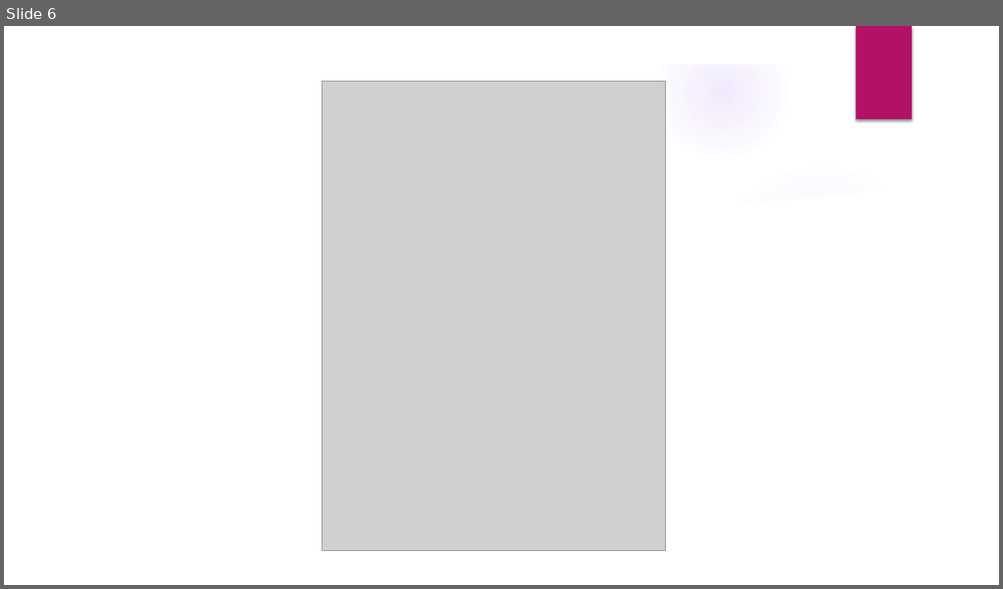
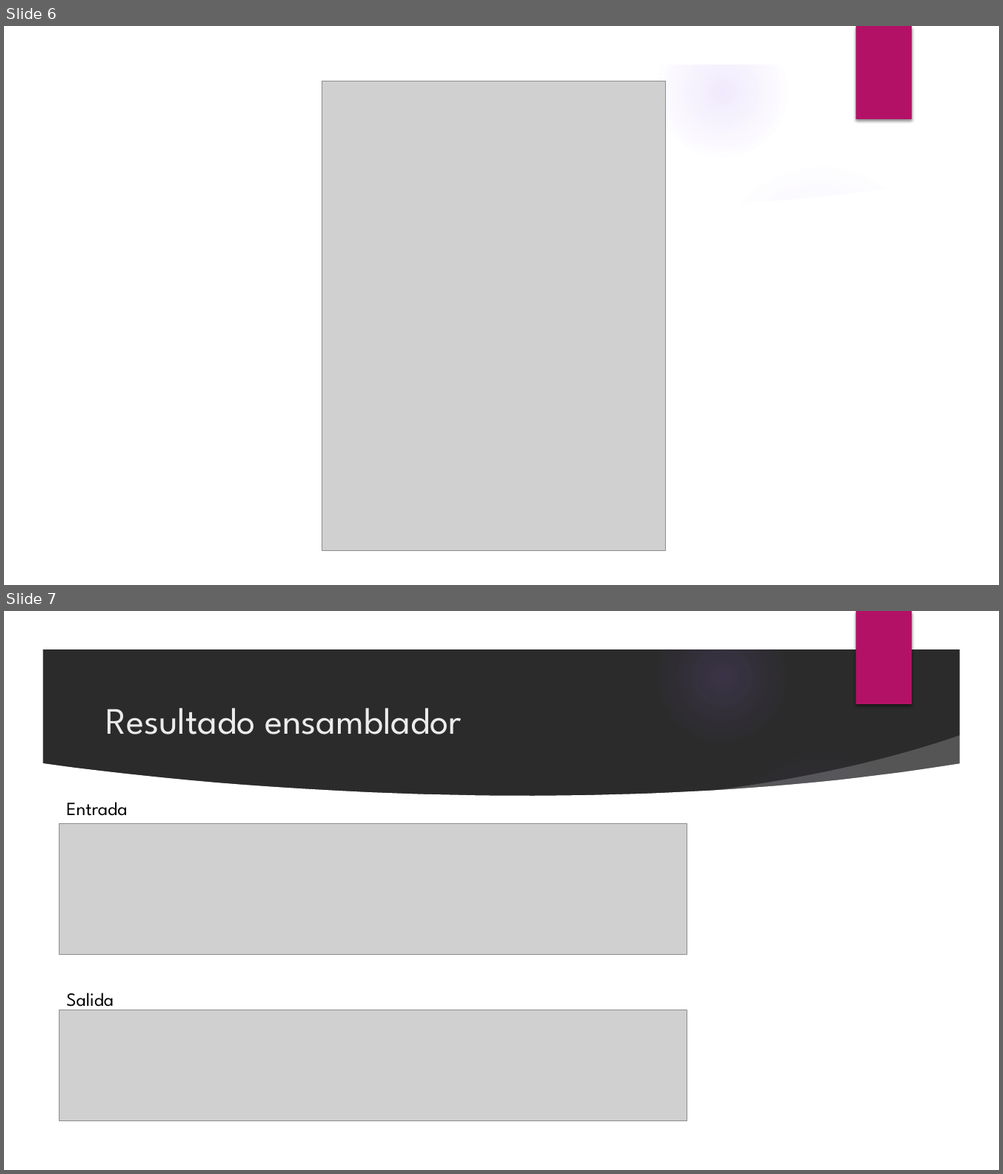
Before and after one commit to kwattt/MIPS-teams, a slide deck: documentacion/Fase 3.pptx. Shown one above the other, each under a label of ours: slide 6 before the commit, slides 6 and 7 after it. The pictures are 1003x589 and 1003x1174 pixels, drawn with LibreOffice and Linux fonts; fonts in the diff are those of the drawing; grey boxes stand for pictures; background and template pictures are left out; a plain dark background stands for a picture behind light text. Boxes give left, top, right and bottom in pixels: in the first picture for what was removed or moved away, otherwise in the second. Text is boxed around its words. In the diff, an @@ line names an element or a change of style, - is before the commit and + after.

```diff
--- a/documentacion/Fase 3.pptx
+++ b/documentacion/Fase 3.pptx
@@ slide 7 added at (4,611,999,1170), background picture (left out); not listed: 9 template elements that a slide beside it also shows @@
@@ title added at (105,708,461,735), 36 pt, text #EBEBEB @@
+Resultado ensamblador
@@ text added at (66,802,127,816), 18 pt, text #000000 @@
+Entrada
@@ picture added at (60,823,688,955) @@
@@ picture added at (60,1010,688,1122) @@
@@ text added at (66,993,114,1013), 18 pt, text #000000 @@
+Salida
```
Also in this commit, not shown: 59 other files.
